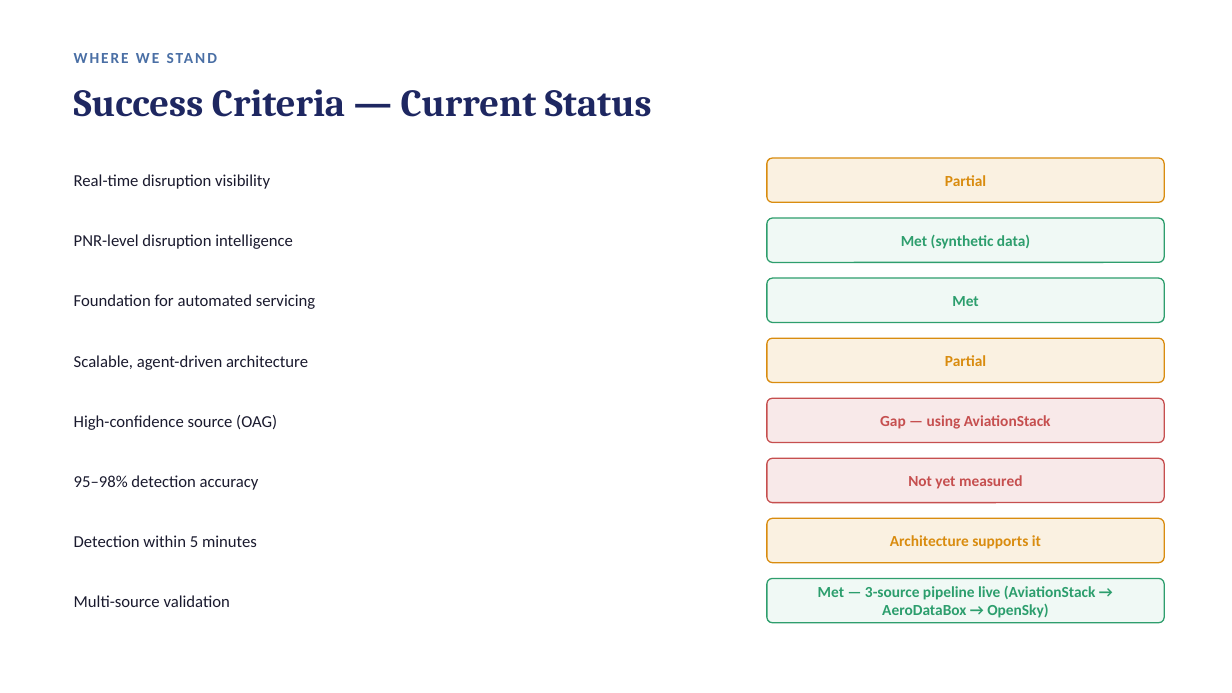
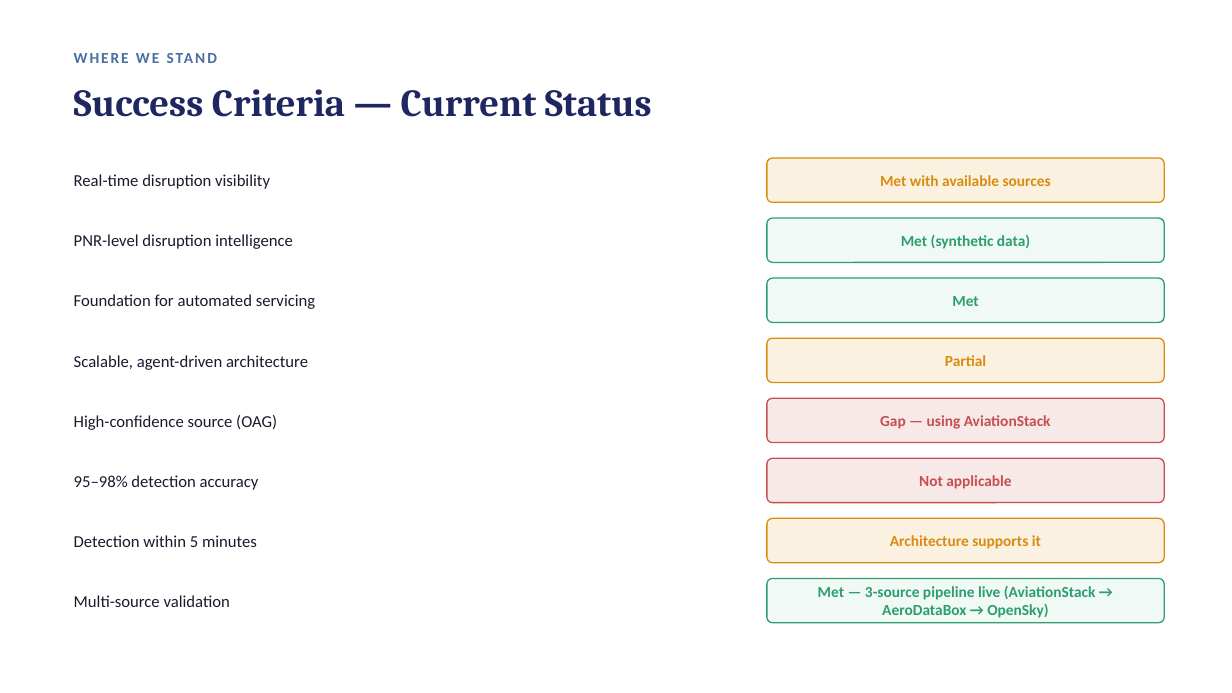
Before and after one commit to dilaraaziz25-hash/FlightSense, a slide deck: slide 6 of FlightSense_POC_Demo_v5.pptx. Drawn at 1232x693 pixels with LibreOffice and Linux fonts; fonts in the diff are those of the drawing. Boxes give left, top, right and bottom in pixels: in the first picture for what was removed or moved away, otherwise in the second. Text is boxed around its words. In the diff, an @@ line names an element or a change of style, - is before the commit and + after.

```diff
--- a/FlightSense_POC_Demo_v5.pptx
+++ b/FlightSense_POC_Demo_v5.pptx
@@ text at box(880, 175, 1051, 186): text changed @@
-Partial
+Met with available sources
@@ text at box(919, 475, 1011, 489): text changed @@
-Not yet measured
+Not applicable
```
Also in this commit, not shown: 3 other files.
